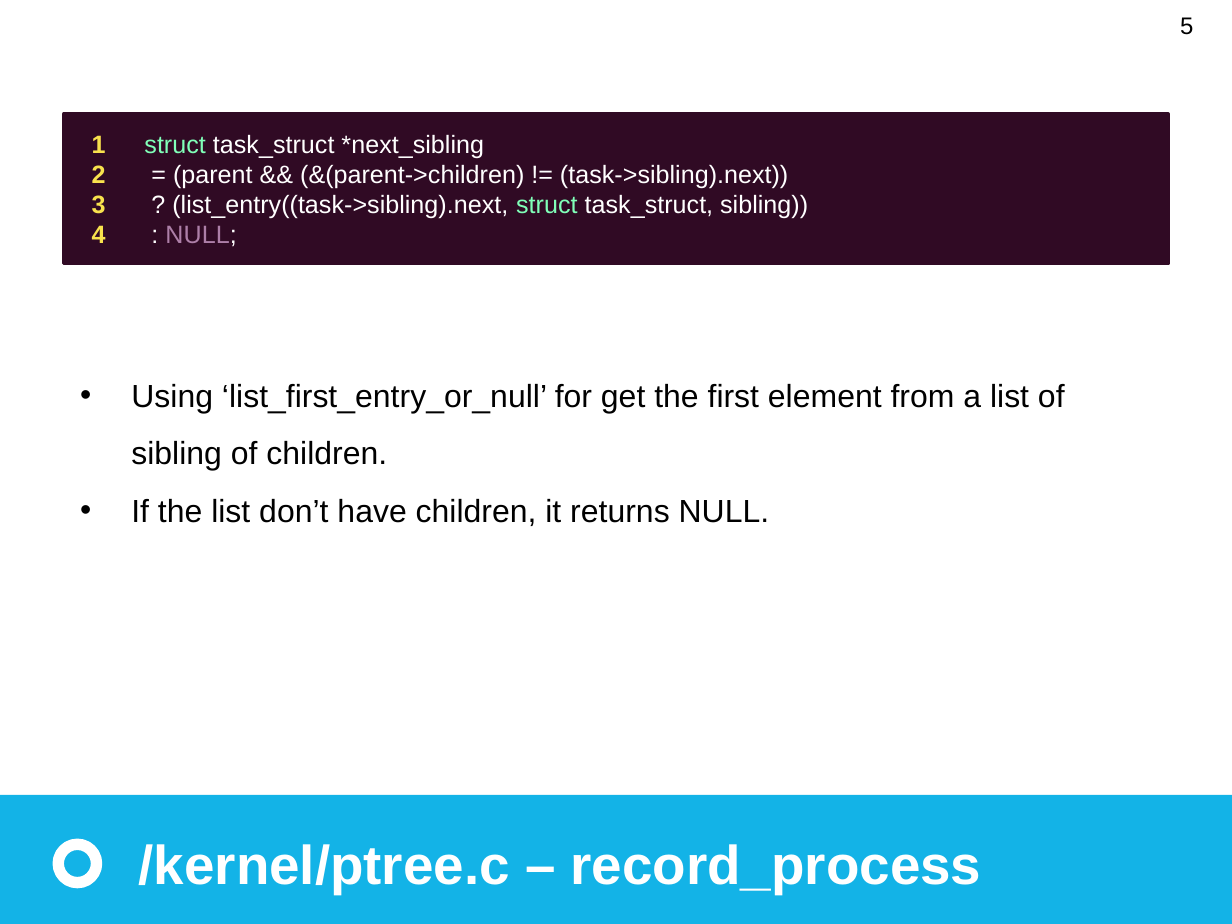
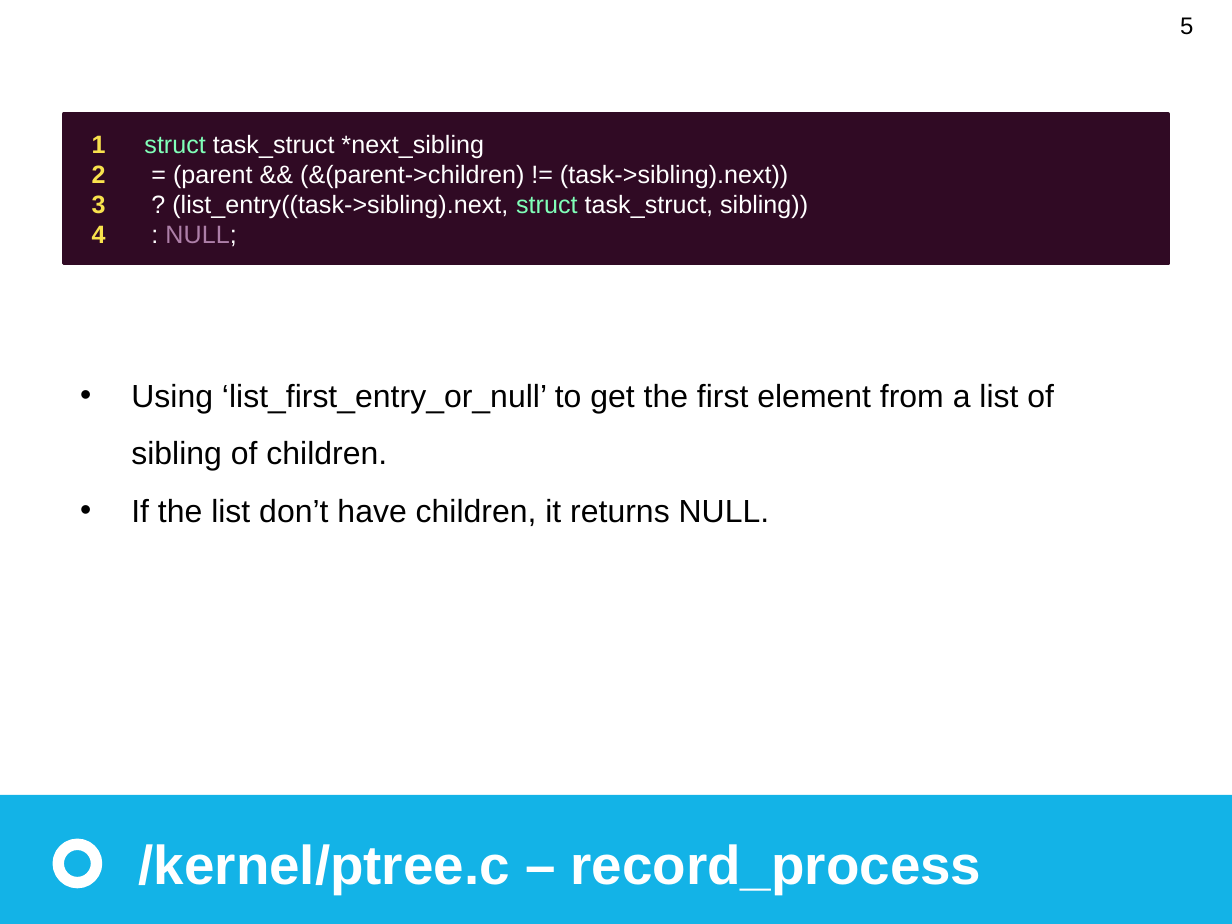
Before and after one commit to pps789/operating-system-2018, a slide deck: slide 5 of OS_proj1.pptx. Drawn at 1232x924 pixels with LibreOffice and Linux fonts; fonts in the diff are those of the drawing. Boxes give left, top, right and bottom in pixels: in the first picture for what was removed or moved away, otherwise in the second. Text is boxed around its words. In the diff, an @@ line names an element or a change of style, - is before the commit and + after.

Commit message:
ppt_ver.2

```diff
--- a/OS_proj1.pptx
+++ b/OS_proj1.pptx
@@ text at <box>131,384,1054,471</box>: text changed @@
-• Using ‘list_first_entry_or_null’ for get the first element from a list of sibling of children.
+• Using ‘list_first_entry_or_null’ to get the first element from a list of sibling of children.
```
Also in this commit, not shown: 1 other slide changed.
